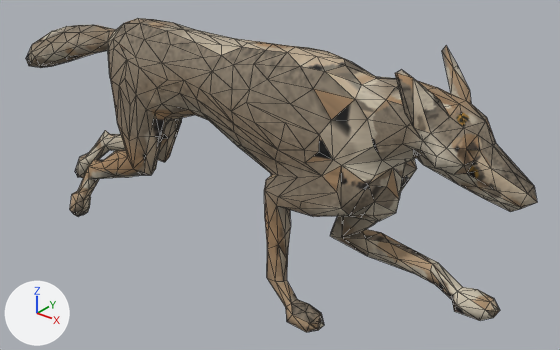
Before and after pictures for a commit that changed the glTF model assets_src/canids/wolf_run_lod1.glb.
One viewpoint serves both versions: a 50 mm lens placed at (1.01, -1.134, 1.01), pointed at (0.054, 0.061, 0.27). The lights are fixed; the arrows at lower left show +X, +Y and +Z. The older version comes first. Mesh edges are drawn as thin lines. Where no turn or scale is listed for an object, it has been applied to the vertices. Vertices at exactly the same position are counted once.

Names of what the first picture shows: 'wolf_run_lod1_mesh'.
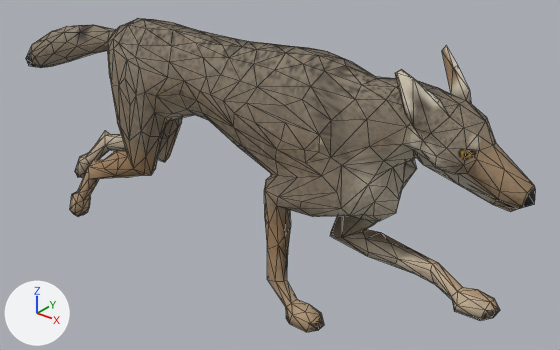
The edits, one by one:
me_wolf_run_lod1_mesh is used by ob_wolf_run_lod1_mesh; location (0.0, 0.0, 0.0).
me_wolf_run_lod1_mesh had 648 vertices, 1300 faces and spanned x -0.747..0.637, y -0.091..0.09, z 0.0..0.622.
me_wolf_run_lod1_mesh now has 648 vertices, 1300 faces and spans x -0.747..0.634, y -0.091..0.09, z 0.0..0.622.
me_wolf_run_lod1_mesh part 1: 33 vertices moved from x -0.361..0.6, y -0.074..0.075, z 0.082..0.587 to x -0.364..0.6, y -0.074..0.073, z 0.081..0.588; 101 vertices removed from x -0.541..0.637, y -0.072..0.075, z 0.001..0.582; 101 vertices added at x -0.532..0.634, y -0.072..0.075, z 0.0..0.584.
me_wolf_run_lod1_mesh part 2: 878 kept faces spanning x -0.747..0.607, y -0.091..0.09, z 0.0..0.622 get new texture (UV) coordinates.

Where the change shows, as pixel boxes [x1, y1, x2, y2] in the pictures (560 x 350 px; the box of a moved part takes in the faces that stretch with it):
'wolf_run_lod1_mesh', reshaped
    before: [26, 18, 537, 332]
    after: [26, 18, 535, 332]
part 1 of me_wolf_run_lod1_mesh, moved or reshaped
    before: [85, 18, 537, 332]
    after: [85, 18, 535, 332]
part 2 of me_wolf_run_lod1_mesh, surface changed
    both: [26, 25, 500, 330]
